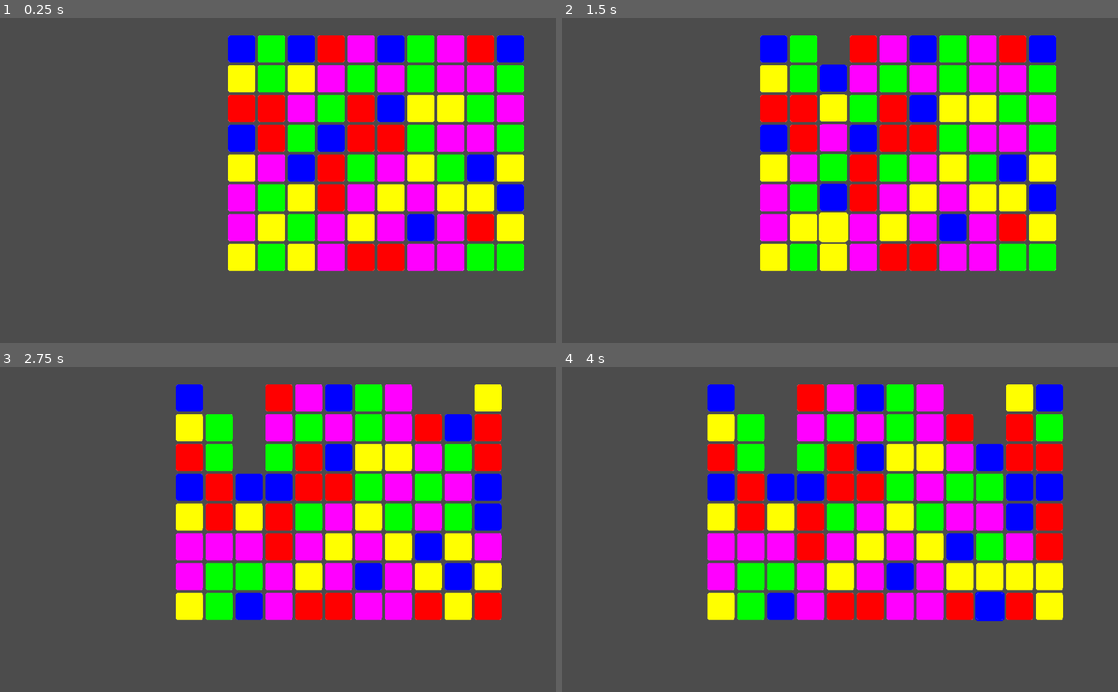
Above: before the commit, frames 1-4 (two rows, left to right).
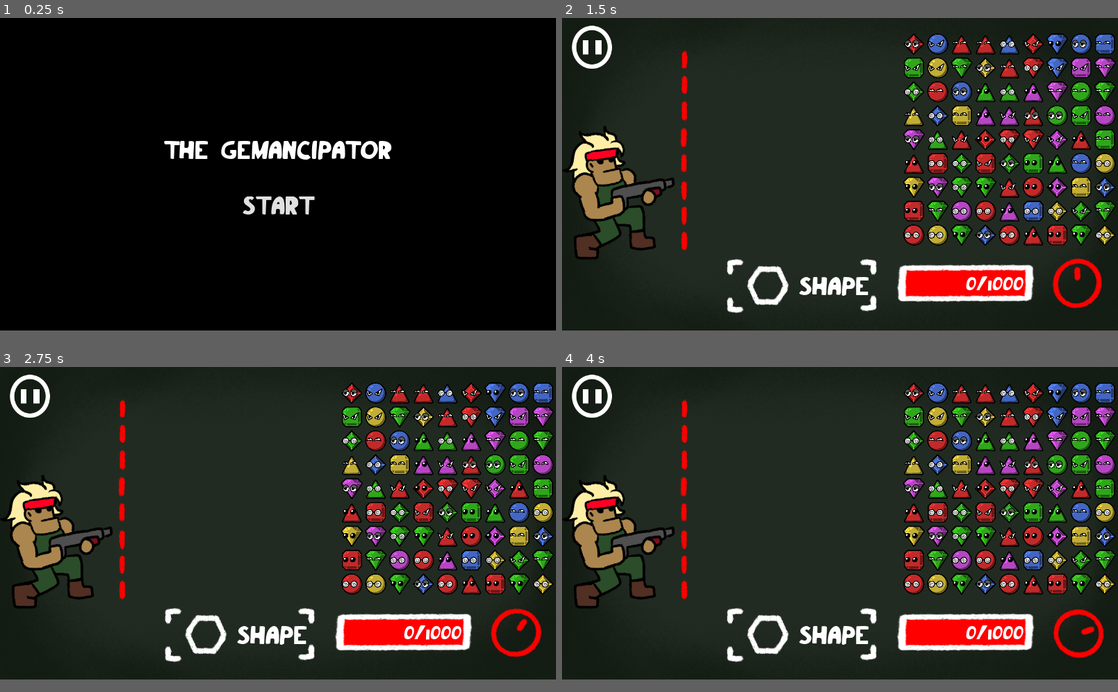
Above: after the commit, the same moments.

Repository: prathiksrinivasan/LD51
Game: Godot game, scene res://Main.tscn
Same seed, same stepped clock (60 frames per second), same inputs: the game is played once before the commit and once after it. The engine's default icon, where the game draws it, is replaced by a stand-in: a white triangle on a blue panel in a dark square.
Inputs (mouse positions are in pixels of both pictures, inside the frame that each line leads up to):
- Up to frame 1 (0.25 s): no input
- Up to frame 2 (1.5 s): click (589, 47) at 0.52 s; click (840, 213) at 1.25 s, where only the run after the commit has a clickable "START"
- Up to frame 3 (2.75 s): tap Enter (ui_accept) at 2, 2.27 s; move the mouse to (478, 607) at 2.02 s; hold Right (ui_right) from 2.03 s (still down)
- Up to frame 4 (4 s): move the mouse to (1017, 607) at 2.77 s; release Right (ui_right) at 2.78 s; hold Left (ui_left) 2.78-3.53 s; tap Enter (ui_accept) at 3.02 s; move the mouse to (1012, 607) at 3.52 s; hold Right (ui_right) from 3.53 s (still down)
In our replay, the window is 800x468 before the commit and 800x450 after it. These sizes can differ from the game's own. Grey fills any space a smaller window leaves; there, only what the larger window draws over its background counts as a difference.

The runs differ from the first frame. In frame 1, 96% of the frame differs, in the area x 0-100%, y 0-97%; in frame 2, 96%; in frame 3, 96%; in frame 4, 96%.

Commit message:
final compo version

Diff:
--- a/Board.gd
+++ b/Board.gd
@@ -1,25 +1,32 @@
 extends Node2D
 
 const gemTile = preload("res://Tile.tscn")
+const particleExplosion = preload("res://particleExplosion.tscn")
 export(int) var width = 20
 export(int) var height = 10
 export(int) var tileSize = 50
 var boardTiles := []
 var boardState := []
+var updatingBoard = false
+signal pastLimit
+signal sfxCue(sfxName)
+signal score(scoreAmt)
 
-func _input(event):
-	if(event.is_action_pressed("ui_right")):
-		_addNewCol()
+#func _input(event):
+#	if(event.is_action_pressed("ui_right")):
+#		_addNewCol()
+#	if(event.is_action_pressed("ui_left")):
+#		nukeBoard()
 
 # Called when the node enters the scene tree for the first time.
 func _ready():
 	for i in range(width):
 		boardState.append([])
-		if(i<width/2):
+		if(i<9):
 			boardTiles.append([])
 		for j in range(height):
 			boardState[i].append(0)
-			if(i<width/2):
+			if(i<9):
 				_addTile(i)
 	_updateTiles()
 
@@ -41,22 +48,28 @@
 	#var deletedTile = boardTiles[tile.gridPos.x].pop_at(tile.gridPos.y)
 	#deletedTile.queue_free()
 	var block = getBlock(tile.gridPos)
-	var dummyTile = gemTile.instance()
-	var deletedTiles = []
-	for i in block:
-		boardState[i.x][i.y] = 0
-		deletedTiles.append(boardTiles[i.x][i.y])
-		boardTiles[i.x][i.y] = dummyTile
-	for i in deletedTiles:
-		i.queue_free()
-	for i in boardTiles:
-		for j in range(i.count(dummyTile)):
-			i.erase(dummyTile)
-	_updateTiles()
-	print(boardState)
+	if(block.size() < 2):
+		#signal here
+		emit_signal("sfxCue", "res://sounds/wrong.wav")
+	else:
+		emit_signal("sfxCue", "res://sounds/shot.wav")
+		emit_signal("score",calcScore(block))
+		var dummyTile = gemTile.instance()
+		var deletedTiles = []
+		for i in block:
+			addExplosion(i)
+			boardState[i.x][i.y] = 0
+			deletedTiles.append(boardTiles[i.x][i.y])
+			boardTiles[i.x][i.y] = dummyTile
+		for i in deletedTiles:
+			i.queue_free()
+		for i in boardTiles:
+			for j in range(i.count(dummyTile)):
+				i.erase(dummyTile)
+		_updateTiles()
 
 func _updateTiles():
-
+	updatingBoard = true
 	#adjust board tile array to reflect board state
 	while(boardTiles.has([])):
 		boardTiles.erase([])
@@ -87,7 +100,7 @@
 		for j in range(boardTiles[k].size()):
 			boardTiles[k][j].gridPos = Vector2(k,j)
 			boardTiles[k][j].drop_and_slide()
-
+	updatingBoard = false
 
 func getBlock(tilePos):
 	#flood fill algorithm variation
@@ -95,7 +108,7 @@
 	var out = []
 	var ogID = boardState[tilePos.x][tilePos.y]
 	stack.push_back(tilePos)
-	while(!stack.empty()):
+	while(!stack.empty() and ogID != 0):
 		var pos = stack.pop_back()
 		if(!out.has(pos)):
 			out.append(pos)
@@ -126,7 +139,47 @@
 	for i in range(height):
 		t.append(0)
 	boardState.push_front(t)
-	boardState.pop_back()
+	var n = boardState.pop_back()
+	if(_arraySum(n)>0):
+		emit_signal("pastLimit")
 	for i in range(height):
 		_addTile(0)
+
 	_updateTiles()
+	emit_signal("sfxCue","res://sounds/newCol.wav")
+
+func _updateIDs(newIDX):
+	#I am pretty sure this is a terrible idea but I have no idea what im doing
+	if(updatingBoard):
+		_updateIDs(newIDX)
+	else:
+		for i in boardTiles:
+			for j in i:
+				j.id = j.attributes[newIDX]
+				if(j.gridPos.x < width):
+					boardState[j.gridPos.x][j.gridPos.y] = j.id
+
+func addExplosion(i):
+	var particle = particleExplosion.instance()
+	particle.position = boardTiles[i.x][i.y].position
+	particle.process_material.color = boardTiles[i.x][i.y].self_modulate
+	add_child(particle)
+
+func nukeBoard():
+	var gone = []
+	for i in boardTiles:
+		for j in i:
+			gone.append(j)
+			addExplosion(j.gridPos)
+	for i in gone:
+		i.queue_free()
+	boardTiles.clear()
+	for i in range(boardState.size()):
+		for j in range(boardState[i].size()):
+			boardState[i][j] = 0
+
+	emit_signal("sfxCue","res://sounds/sound.wav")
+
+func calcScore(block):
+	var gems = block.size()
+	return gems*20*(1+(.5*(gems-2)))
--- a/Board.tscn
+++ b/Board.tscn
@@ -4,3 +4,4 @@
 
 [node name="Board" type="Node2D"]
 script = ExtResource( 2 )
+height = 20
--- /dev/null
+++ b/Main.gd
@@ -0,0 +1,104 @@
+extends Node2D
+
+var count = 0
+var matchState = 0
+var states = {0:"SHAPE",1:"COLOR",2:"FACE"}
+var score = 0
+var totalScore = 0
+var level = 1
+const progBarMax = 281
+const pauseScreen = preload("res://pauseScreen.tscn")
+onready var indicators = [$IndicatorBg/IndicatorS,$IndicatorBg/IndicatorC,$IndicatorBg/IndicatorE]
+# Declare member variables here. Examples:
+# var a = 2
+# var b = "text"
+
+
+# Called when the node enters the scene tree for the first time.
+func _ready():
+	$Start/Button.connect("pressed",self,"startGame")
+	$Board.connect("pastLimit",self,"gameOver")
+	$Board.connect("sfxCue",self,"playSFX")
+	$Board.connect("score",self,"scoreUp")
+	$pauseScreen/pauseButton.connect("pressed",self,"unpause")
+	$pauseScreen/ColorRect/SFXOff.connect("toggled",self,"toggleSfx")
+	$pauseScreen/ColorRect/BGMOff.connect("toggled",self,"toggleBgm")
+
+# Called every frame. 'delta' is the elapsed time since the previous frame.
+#func _process(delta):
+#	pass
+
+
+func _on_Timer2_timeout():
+	count+=1
+	if(count == 10):
+		tenTicks()
+	$TimerIndicator.rotation_degrees = 36*count
+
+func tenTicks():
+	$Board._addNewCol()
+	indicators[matchState].set_visible(false)
+	matchState = matchState + 1
+	matchState = matchState%3
+	indicators[matchState].set_visible(true)
+	$matchLabel.set_text(states[matchState])
+	$Board._updateIDs(matchState)
+	count = 0
+
+func gameOver():
+	$gameOver.set_visible(true)
+	$gameOver/GameOverText.text = "GAME OVER\n\nWAVES SURVIVED:"+str(level-1)+"\n\nTOTAL SCORE:"+str(totalScore)
+	$gameOver/Button.connect("pressed",self,"restart")
+	$Timer2.stop()
+
+func playSFX(sfx):
+	if($SFXPlayer.is_playing()):
+		$SFXPlayer2.stream = load(sfx)
+		$SFXPlayer2.play()
+	else:
+		$SFXPlayer.stream = load(sfx)
+		$SFXPlayer.play()
+
+func scoreUp(s):
+	score += s
+	totalScore += s
+	var levelMax = level*1000
+	if(score>= levelMax):
+		score = int(score)%levelMax
+		level+=1
+		$Board.nukeBoard()
+		for i in range(9):
+			$Board._addNewCol()
+	var size = (score/levelMax)*progBarMax
+	$ProgressBar/progressBarRect.rect_size.x = size
+	$ProgressBar/progressBarLabel.text = str(score) + "/"+str(levelMax)
+
+func pause():
+	$pauseScreen.set_visible(true)
+	$Timer2.set_paused(true)
+
+
+func unpause():
+	$Timer2.set_paused(false)
+	$pauseScreen.set_visible(false)
+
+func toggleSfx(pressed):
+	if(pressed):
+		$SFXPlayer2.volume_db = -1000
+		$SFXPlayer.volume_db = -1000
+	else:
+		$SFXPlayer2.volume_db = 0
+		$SFXPlayer.volume_db = 0
+
+func toggleBgm(pressed):
+	if(pressed):
+		$bgmPlayer.stop()
+	else:
+		$bgmPlayer.play()
+
+func restart():
+	get_tree().reload_current_scene()
+
+func startGame():
+	$Start.set_visible(false)
+	$Timer2.start()
--- a/Main.tscn
+++ b/Main.tscn
@@ -1,10 +1,135 @@
-[gd_scene load_steps=2 format=2]
+[gd_scene load_steps=20 format=2]
 
 [ext_resource path="res://Board.tscn" type="PackedScene" id=1]
+[ext_resource path="res://sprites/bg.png" type="Texture" id=2]
+[ext_resource path="res://sprites/progressBar.png" type="Texture" id=3]
+[ext_resource path="res://sprites/endZone.png" type="Texture" id=4]
+[ext_resource path="res://sprites/indicatorBG.png" type="Texture" id=5]
+[ext_resource path="res://playerSprite.png" type="Texture" id=6]
+[ext_resource path="res://sprites/timer.png" type="Texture" id=7]
+[ext_resource path="res://sprites/indicatorE.png" type="Texture" id=8]
+[ext_resource path="res://sprites/indicatorS.png" type="Texture" id=9]
+[ext_resource path="res://sprites/indicatorC.png" type="Texture" id=10]
+[ext_resource path="res://sprites/armfight.ttf" type="DynamicFontData" id=11]
+[ext_resource path="res://Main.gd" type="Script" id=12]
+[ext_resource path="res://sounds/drumbgm.wav" type="AudioStream" id=13]
+[ext_resource path="res://Text.tres" type="Theme" id=14]
+[ext_resource path="res://sprites/pauseButton.png" type="Texture" id=15]
+[ext_resource path="res://pauseScreen.tscn" type="PackedScene" id=16]
+[ext_resource path="res://gameOver.tscn" type="PackedScene" id=17]
+[ext_resource path="res://Start.tscn" type="PackedScene" id=18]
 
-[node name="Node2D" type="Node2D"]
+[sub_resource type="DynamicFont" id=1]
+size = 50
+font_data = ExtResource( 11 )
+
+[node name="Main" type="Node2D"]
+script = ExtResource( 12 )
 
 [node name="Board" parent="." instance=ExtResource( 1 )]
-position = Vector2( 885, 442 )
+position = Vector2( 1250, 500 )
 rotation = 3.14159
-height = 8
+z_index = 1
+width = 18
+height = 9
+
+[node name="Bg" type="Sprite" parent="."]
+texture = ExtResource( 2 )
+centered = false
+
+[node name="TimerIndicator" type="Sprite" parent="."]
+self_modulate = Color( 1, 0, 0, 1 )
+position = Vector2( 1186, 615 )
+texture = ExtResource( 7 )
+centered = false
+offset = Vector2( -1188, -615 )
+
+[node name="IndicatorBg" type="Sprite" parent="."]
+texture = ExtResource( 5 )
+centered = false
+
+[node name="IndicatorC" type="Sprite" parent="IndicatorBg"]
+visible = false
+position = Vector2( -10, -5 )
+texture = ExtResource( 10 )
+centered = false
+
+[node name="IndicatorE" type="Sprite" parent="IndicatorBg"]
+visible = false
+position = Vector2( 20, 0 )
+scale = Vector2( 0.95, 1 )
+texture = ExtResource( 8 )
+centered = false
+
+[node name="IndicatorS" type="Sprite" parent="IndicatorBg"]
+texture = ExtResource( 9 )
+centered = false
+
+[node name="PlayerIcon" type="Sprite" parent="."]
+texture = ExtResource( 6 )
+centered = false
+
+[node name="EndZone" type="Sprite" parent="."]
+self_modulate = Color( 1, 0, 0, 1 )
+texture = ExtResource( 4 )
+centered = false
+
+[node name="ProgressBar" type="Sprite" parent="."]
+texture = ExtResource( 3 )
+centered = false
+
+[node name="progressBarRect" type="ColorRect" parent="ProgressBar"]
+show_behind_parent = true
+margin_left = 789.0
+margin_top = 581.0
+margin_right = 1070.0
+margin_bottom = 642.0
+color = Color( 1, 0, 0, 1 )
+
+[node name="progressBarLabel" type="Label" parent="ProgressBar"]
+margin_left = 878.0
+margin_top = 592.0
+margin_right = 1062.0
+margin_bottom = 656.0
+theme = ExtResource( 14 )
+custom_fonts/font = SubResource( 1 )
+text = "0/1000"
+align = 2
+
+[node name="matchLabel" type="Label" parent="."]
+margin_left = 449.0
+margin_top = 589.0
+margin_right = 706.0
+margin_bottom = 685.0
+theme = ExtResource( 14 )
+text = "SHAPE"
+align = 2
+
+[node name="Timer2" type="Timer" parent="."]
+
+[node name="SFXPlayer" type="AudioStreamPlayer" parent="."]
+
+[node name="SFXPlayer2" type="AudioStreamPlayer" parent="."]
+
+[node name="bgmPlayer" type="AudioStreamPlayer" parent="."]
+stream = ExtResource( 13 )
+volume_db = -10.0
+autoplay = true
+
+[node name="pauseButton" type="TextureButton" parent="."]
+margin_left = 19.0
+margin_top = 18.0
+margin_right = 119.0
+margin_bottom = 118.0
+texture_normal = ExtResource( 15 )
+
+[node name="pauseScreen" parent="." instance=ExtResource( 16 )]
+visible = false
+
+[node name="gameOver" parent="." instance=ExtResource( 17 )]
+visible = false
+
+[node name="Start" parent="." instance=ExtResource( 18 )]
+
+[connection signal="timeout" from="Timer2" to="." method="_on_Timer2_timeout"]
+[connection signal="pressed" from="pauseButton" to="." method="pause"]
--- /dev/null
+++ b/Start.tscn
@@ -0,0 +1,36 @@
+[gd_scene load_steps=2 format=2]
+
+[ext_resource path="res://Text.tres" type="Theme" id=1]
+
+[node name="Start" type="CanvasLayer"]
+
+[node name="ColorRect" type="ColorRect" parent="."]
+anchor_right = 1.0
+anchor_bottom = 1.0
+color = Color( 0, 0, 0, 1 )
+
+[node name="Label" type="Label" parent="."]
+anchor_left = 0.5
+anchor_top = 0.5
+anchor_right = 0.5
+anchor_bottom = 0.5
+margin_left = -265.5
+margin_top = -85.0
+margin_right = 265.5
+margin_bottom = -21.0
+theme = ExtResource( 1 )
+text = "THE GEMANCIPATOR"
+align = 1
+
+[node name="Button" type="Button" parent="."]
+anchor_left = 0.5
+anchor_top = 0.5
+anchor_right = 0.5
+anchor_bottom = 0.5
+margin_left = -89.5
+margin_top = 40.0
+margin_right = 89.5
+margin_bottom = 110.0
+theme = ExtResource( 1 )
+text = "START"
+flat = true
--- /dev/null
+++ b/Text.tres
@@ -0,0 +1,10 @@
+[gd_resource type="Theme" load_steps=3 format=2]
+
+[ext_resource path="res://sprites/armfight.ttf" type="DynamicFontData" id=1]
+
+[sub_resource type="DynamicFont" id=1]
+size = 70
+font_data = ExtResource( 1 )
+
+[resource]
+default_font = SubResource( 1 )
--- a/Tile.gd
+++ b/Tile.gd
@@ -6,20 +6,27 @@
 # var b = "text"
 onready var hovered = false
 onready var lastHovered = false
+var attributes = [0,0,0]
 var id = 0
 var size = Vector2()
 var gridPos = Vector2()
 var spacing = 55
-var colors = {1:Color(255,0,0),2:Color(0,255,0),3:Color(0,0,255),4:Color(255,255,0),5:Color(255,0,255)}
-
+var shapes = {1:preload("res://sprites/shape1.png"),2:preload("res://sprites/shape2.png"),3:preload("res://sprites/shape3.png"),4:preload("res://sprites/shape4.png"),5:preload("res://sprites/shape5.png")}
+var colors = {1:Color8(255,55,55,255),2:Color8(63,218,36,255),3:Color8(88,134,255,255),4:Color8(255,227,71,255),5:Color("ee5cff")}
+var eyes = {1:preload("res://sprites/eyes1.png"),2:preload("res://sprites/eyes2.png"),3:preload("res://sprites/eyes3.png"),4:preload("res://sprites/eyes4.png"),5:preload("res://sprites/eyes5.png")}
 signal tileClicked(tile)
 
 # Called when the node enters the scene tree for the first time.
 func _init():
-	id = randi()%5+1
+	attributes[0] = randi()%5+1
+	attributes[1] = randi()%5+1
+	attributes[2] = randi()%5+1
+	id = attributes[0]
 
 func _ready():
-	self_modulate = colors[id]
+	self.texture = shapes[attributes[0]]
+	self.self_modulate = colors[attributes[1]]
+	$Eyes.texture = eyes[attributes[2]]
 
 func _physics_process(delta):
 	if(lastHovered != hovered):
@@ -50,8 +57,9 @@
 	hovered = false
 
 func set_size(new_size: Vector2):
-  size = new_size
-  scale = size / texture.get_size()
+	size = new_size
+	#print(size/texture.get_size())
+	scale = size / texture.get_size()
 
 func drop_and_slide():
 	if(gridPos != position):
--- a/Tile.tscn
+++ b/Tile.tscn
@@ -1,7 +1,8 @@
-[gd_scene load_steps=6 format=2]
+[gd_scene load_steps=7 format=2]
 
-[ext_resource path="res://icon.png" type="Texture" id=1]
+[ext_resource path="res://sprites/shape1.png" type="Texture" id=1]
 [ext_resource path="res://Tile.gd" type="Script" id=2]
+[ext_resource path="res://sprites/eyes1.png" type="Texture" id=3]
 
 [sub_resource type="Shader" id=2]
 code = "shader_type canvas_item;
@@ -71,15 +72,16 @@
 resource_local_to_scene = true
 shader = SubResource( 2 )
 shader_param/color = Color( 1, 1, 1, 0 )
-shader_param/width = 3.0
-shader_param/pattern = 1
+shader_param/width = 5.0
+shader_param/pattern = 2
 shader_param/inside = false
 shader_param/add_margins = true
 
 [sub_resource type="RectangleShape2D" id=1]
-extents = Vector2( 34.75, 34.75 )
+extents = Vector2( 52, 51.5 )
 
-[node name="TileSprite" type="Sprite"]
+[node name="Shape" type="Sprite"]
+self_modulate = Color( 0.933333, 0.360784, 1, 1 )
 material = SubResource( 3 )
 rotation = 3.14159
 texture = ExtResource( 1 )
@@ -88,8 +90,11 @@
 [node name="Area2D" type="Area2D" parent="."]
 
 [node name="CollisionShape2D" type="CollisionShape2D" parent="Area2D"]
-position = Vector2( 0.25, 0.25 )
+visible = false
 shape = SubResource( 1 )
+
+[node name="Eyes" type="Sprite" parent="."]
+texture = ExtResource( 3 )
 
 [connection signal="mouse_entered" from="Area2D" to="." method="_on_Area2D_mouse_entered"]
 [connection signal="mouse_exited" from="Area2D" to="." method="_on_Area2D_mouse_exited"]
--- /dev/null
+++ b/gameOver.tscn
@@ -0,0 +1,40 @@
+[gd_scene load_steps=2 format=2]
+
+[ext_resource path="res://Text.tres" type="Theme" id=1]
+
+[node name="gameOver" type="CanvasLayer"]
+
+[node name="ColorRect" type="ColorRect" parent="."]
+anchor_right = 1.0
+anchor_bottom = 1.0
+color = Color( 0, 0, 0, 1 )
+
+[node name="GameOverText" type="Label" parent="."]
+anchor_left = 0.5
+anchor_top = 0.5
+anchor_right = 0.5
+anchor_bottom = 0.5
+margin_left = -232.0
+margin_top = -260.0
+margin_right = 232.0
+margin_bottom = 72.0
+theme = ExtResource( 1 )
+text = "GAME OVER
+
+WAVES SURVIVED:
+
+TOTAL SCORE:"
+align = 1
+
+[node name="Button" type="Button" parent="."]
+anchor_left = 0.5
+anchor_top = 0.5
+anchor_right = 0.5
+anchor_bottom = 0.5
+margin_left = -88.5
+margin_top = 190.0
+margin_right = 88.5
+margin_bottom = 260.0
+theme = ExtResource( 1 )
+text = "RETRY"
+flat = true
--- /dev/null
+++ b/particleExplosion.gd
@@ -0,0 +1,20 @@
+extends Particles2D
+
+
+# Declare member variables here. Examples:
+# var a = 2
+# var b = "text"
+
+
+# Called when the node enters the scene tree for the first time.
+func _ready():
+	self.emitting = true
+
+
+# Called every frame. 'delta' is the elapsed time since the previous frame.
+#func _process(delta):
+#	pass
+
+
+func _on_Timer_timeout():
+	queue_free()
--- /dev/null
+++ b/particleExplosion.tscn
@@ -0,0 +1,58 @@
+[gd_scene load_steps=8 format=2]
+
+[ext_resource path="res://sprites/particles.png" type="Texture" id=1]
+[ext_resource path="res://particleExplosion.gd" type="Script" id=2]
+
+[sub_resource type="CanvasItemMaterial" id=2]
+particles_animation = true
+particles_anim_h_frames = 3
+particles_anim_v_frames = 1
+particles_anim_loop = true
+
+[sub_resource type="CurveTexture" id=3]
+
+[sub_resource type="Curve" id=4]
+_data = [ Vector2( 0, 1 ), 0.0, 1.42749, 0, 0, Vector2( 0.985632, 0.559091 ), 0.0, 0.0, 0, 0 ]
+
+[sub_resource type="CurveTexture" id=5]
+curve = SubResource( 4 )
+
+[sub_resource type="ParticlesMaterial" id=1]
+resource_local_to_scene = true
+lifetime_randomness = 0.2
+flag_disable_z = true
+direction = Vector3( 0, 0, 0 )
+spread = 180.0
+gravity = Vector3( 0, 0, 0 )
+initial_velocity = 50.0
+initial_velocity_random = 0.5
+angular_velocity = 92.9
+angular_velocity_random = 0.35
+orbit_velocity = 0.0
+orbit_velocity_random = 0.0
+linear_accel = -2.0
+linear_accel_random = 0.2
+radial_accel = 32.26
+scale = 0.3
+scale_curve = SubResource( 5 )
+color = Color( 1, 0.305882, 0.305882, 1 )
+hue_variation = -0.01
+hue_variation_curve = SubResource( 3 )
+
+[node name="explosion" type="Particles2D"]
+material = SubResource( 2 )
+emitting = false
+amount = 15
+one_shot = true
+speed_scale = 3.0
+explosiveness = 1.0
+randomness = 0.45
+process_material = SubResource( 1 )
+texture = ExtResource( 1 )
+script = ExtResource( 2 )
+
+[node name="Timer" type="Timer" parent="."]
+one_shot = true
+autostart = true
+
+[connection signal="timeout" from="Timer" to="." method="_on_Timer_timeout"]
--- /dev/null
+++ b/pauseScreen.tscn
@@ -0,0 +1,67 @@
+[gd_scene load_steps=5 format=2]
+
+[ext_resource path="res://Text.tres" type="Theme" id=1]
+[ext_resource path="res://sprites/pauseButton.png" type="Texture" id=2]
+[ext_resource path="res://sprites/soundOn.png" type="Texture" id=3]
+[ext_resource path="res://sprites/soundOff.png" type="Texture" id=4]
+
+[node name="pauseScreen" type="CanvasLayer"]
+
+[node name="ColorRect" type="ColorRect" parent="."]
+anchor_right = 1.0
+anchor_bottom = 1.0
+color = Color( 0, 0, 0, 0.294118 )
+
+[node name="Label" type="Label" parent="ColorRect"]
+anchor_left = 0.5
+anchor_top = 0.5
+anchor_right = 0.5
+anchor_bottom = 0.5
+margin_left = -97.5
+margin_top = -32.0
+margin_right = 97.5
+margin_bottom = 32.0
+theme = ExtResource( 1 )
+text = "PAUSED"
+align = 1
+
+[node name="BGMOff" type="TextureButton" parent="ColorRect"]
+margin_left = 400.0
+margin_top = 500.0
+margin_right = 500.0
+margin_bottom = 600.0
+toggle_mode = true
+texture_normal = ExtResource( 3 )
+texture_pressed = ExtResource( 4 )
+
+[node name="Label" type="Label" parent="ColorRect/BGMOff"]
+margin_top = 100.0
+margin_right = 110.0
+margin_bottom = 164.0
+theme = ExtResource( 1 )
+text = "BGM"
+align = 1
+
+[node name="SFXOff" type="TextureButton" parent="ColorRect"]
+margin_left = 780.0
+margin_top = 500.0
+margin_right = 880.0
+margin_bottom = 600.0
+toggle_mode = true
+texture_normal = ExtResource( 3 )
+texture_pressed = ExtResource( 4 )
+
+[node name="Label" type="Label" parent="ColorRect/SFXOff"]
+margin_top = 100.0
+margin_right = 110.0
+margin_bottom = 164.0
+theme = ExtResource( 1 )
+text = "SFX"
+align = 1
+
+[node name="pauseButton" type="TextureButton" parent="."]
+margin_left = 19.0
+margin_top = 18.0
+margin_right = 119.0
+margin_bottom = 118.0
+texture_normal = ExtResource( 2 )
--- a/project.godot
+++ b/project.godot
@@ -13,6 +13,15 @@
 config/name="Ld 51"
 run/main_scene="res://Main.tscn"
 config/icon="res://icon.png"
+
+[display]
+
+window/size/width=1280
+window/size/height=720
+mouse_cursor/custom_image="res://sprites/crosshair.png"
+mouse_cursor/custom_image_hotspot=Vector2( 25, 25 )
+window/stretch/mode="2d"
+window/stretch/aspect="keep"
 
 [gui]
 
Binary file added: playerSprite.png
Not shown, added: playerSprite.png.import
Not shown, added: sounds/bgm.wav.import
Not shown, added: sounds/bgmSlower.wav.import
Not shown, added: sounds/drumbgm.wav.import
Not shown, added: sounds/newCol.wav.import
Not shown, added: sounds/shot.wav.import
Not shown, added: sounds/sound (2).wav.import
Not shown, added: sounds/sound.wav.import
Not shown, added: sounds/waveClear.wav.import
Not shown, added: sounds/wrong.wav.import
Binary file added: sprites/Anime Inept.otf
(and 63 more such lines)
